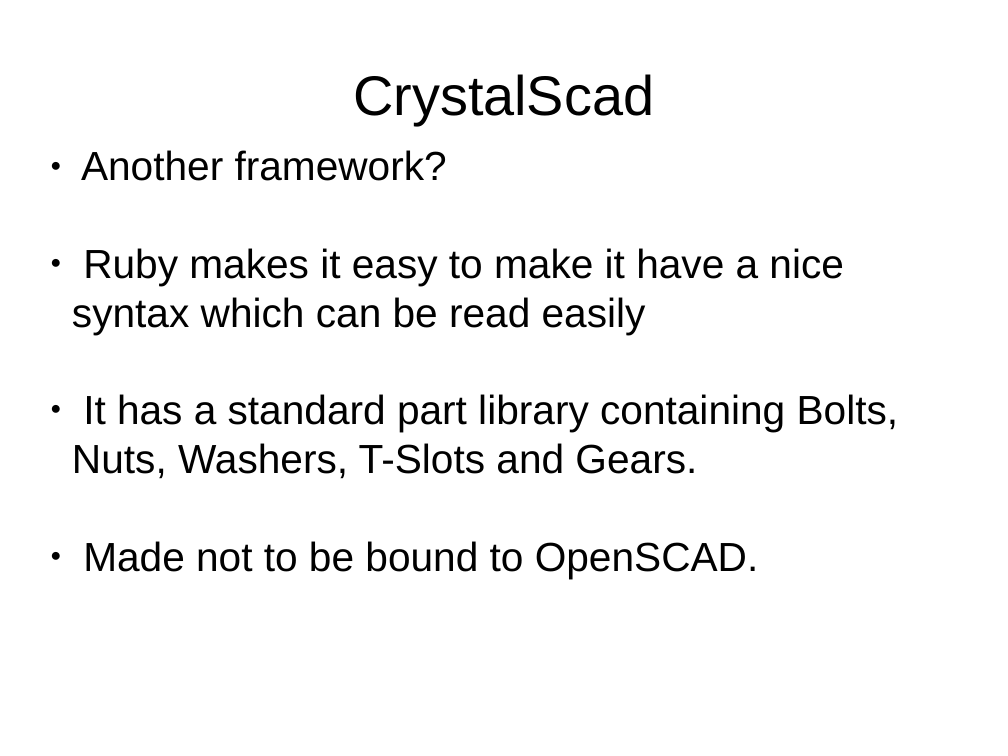
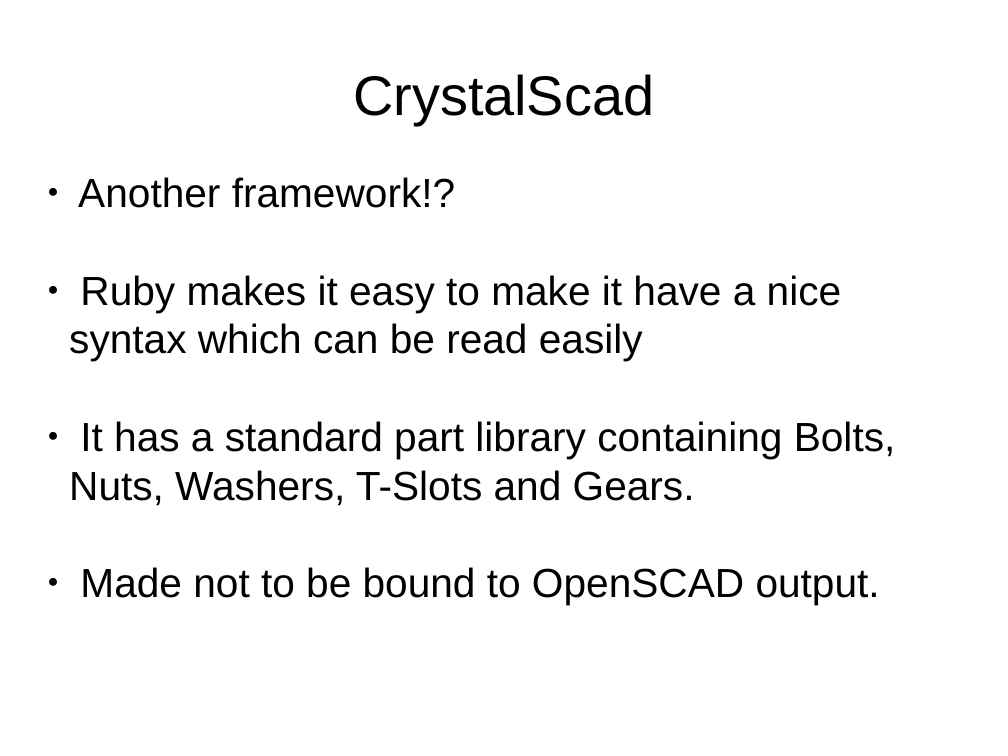
Before and after one commit to Joaz/talks, a slide deck: slide 11 of parametric_programmable_3d_models.odp (slide 10 before the commit). Drawn at 1008x756 pixels with LibreOffice and Linux fonts; fonts in the diff are those of the drawing. Boxes give left, top, right and bottom in pixels: in the first picture for what was removed or moved away, otherwise in the second. Text is boxed around its words. In the diff, an @@ line names an element or a change of style, - is before the commit and + after.

```diff
--- a/parametric_programmable_3d_models.odp
+++ b/parametric_programmable_3d_models.odp
@@ subtitle "Another framework!?": place and size @@
-subtitle "Another framework!?" at [72, 150, 899, 578]
+subtitle "Another framework!?" at [69, 177, 896, 605]
@@ subtitle at [78, 177, 455, 208]: text changed @@
-● Another framework?
+● Another framework!?
@@ subtitle at [80, 567, 880, 605]: text changed @@
-● Made not to be bound to OpenSCAD.
+● Made not to be bound to OpenSCAD output.
```
Also in this commit, not shown: 8 other slides changed, 6 slides added, 13 slides removed.
